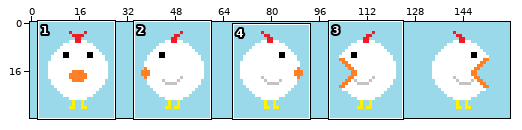
Sprite sheet, stored at DA04/assets/Chicken.png. The first picture is a wide view before the edit; the outline marks the close-up.
Close-up. Before the edit:
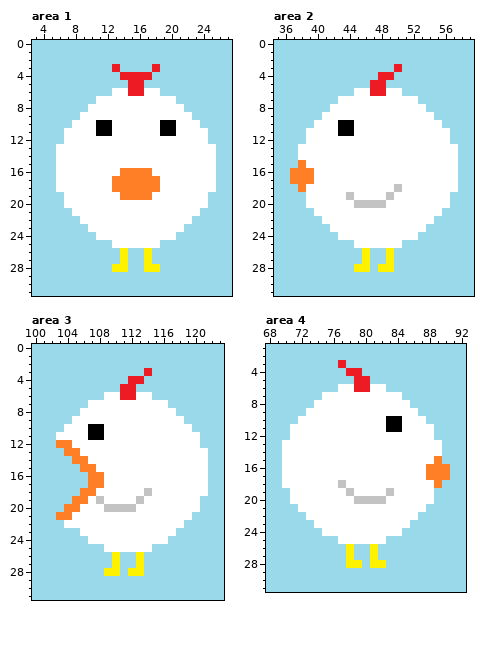
The file is 160x32 pixels. Shown: area 1: x 3..27, y 0..31; area 2: x 35..59, y 0..31; area 3: x 100..123, y 0..31; area 4: x 68..92, y 1..31. The commit also changed other parts of the picture, which this record leaves out.
After the commit:
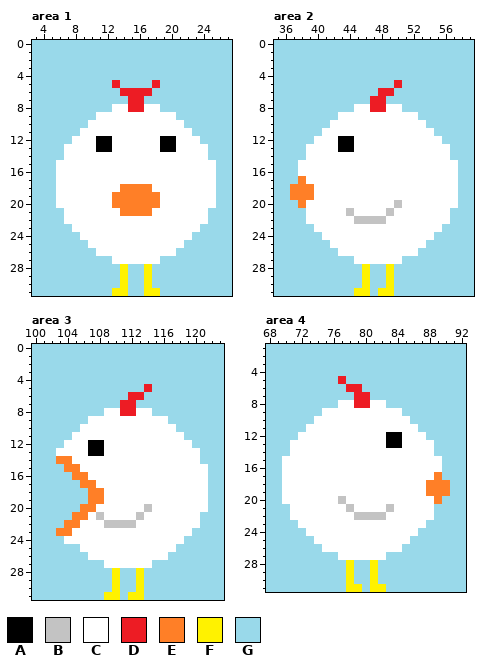
Palette (. is transparent): A #000000  B #c3c3c3  C #ffffff  D #ed1c24  E #ff7f27  F #fff200  G #99d9ea
The edit:
Changed rows in their new state; - is an unchanged pixel.
Area 1:
first column x 6:
 3 -------G----G-------
 4 --------GGGG--------
 5 -------D-GG-D-------
 6 -------GD--DG-------
 7 -----GGGGDDGGGG-----
 8 ----GGG--DD--GGG----
 9 ---GG----------GG---
10 --GG-CC------CC-GG--
11 -GG--CC------CC--GG-
12 -G---AA------AA---G-
13 G----AA------AA----G
14 G------------------G
16 --------CCCC--------
17 -------CCCCCC-------
18 -------C----C-------
19 C------E----E------C
20 C------EEEEEE------C
21 -C------EEEE------C-
22 -CC--------------CC-
23 --CC------------CC--
24 ---CC----------CC---
25 ----CCC------CCC----
26 -----CCCCCCCCCC-----
27 -------CCCCCC-------
28 -------G----G-------
29 --------F--F--------
30 --------F--F--------
31 -------FF--FF-------
Area 2:
first column x 37:
 3 -------------G-------
 4 -----------GG--------
 5 ----------GG-D-------
 6 --------GGG-DG-------
 7 ------GGGGDDGGGG-----
 8 -----GGG--DD--GGG----
 9 ----GG----------GG---
10 ---GG-CC---------GG--
11 --GG--CC----------GG-
12 --G---AA-----------G-
13 -G----AA------------G
14 -G------------------G
15 -C-------------------
16 GCC------------------
17 G-C------------------
18 E-E----------C-------
19 EEE----C----C-------C
20 -E------CCCC-B------C
21 --C----B----B------C-
22 --CC----BBBB------CC-
23 ---CC------------CC--
24 ----CC----------CC---
25 -----CCC------CCC----
26 ------CCCCCCCCCC-----
27 --------CCCCCC-------
28 --------G--G---------
29 ---------F--F--------
30 ---------F--F--------
31 --------FF-FF--------
Area 3:
first column x 103:
 3 -----------G-------
 4 ---------GG--------
 5 --------GG-D-------
 6 ------GGG-DG-------
 7 ----GGGGDDGGGG-----
 8 ---GGG--DD--GGG----
 9 --GG----------GG---
10 -GG-CC---------GG--
11 GG--CC----------GG-
12 GC--AA-----------G-
13 CCC-AA------------G
14 EECC--------------G
15 -EECC--------------
16 --EECC-------------
17 ---E-C-------------
18 ---G-E-----C-------
19 --GGEE----C-------C
20 -GGEE-CCCC-B------C
21 GGEE-B----B------C-
22 -EE---BBBB------CC-
23 EEC------------CC--
24 -CCC----------CC---
25 ---CCC------CCC----
26 ----CCCCCCCCCC-----
27 ------CCCCCC-------
28 ------G--G---------
29 -------F--F--------
30 -------F--F--------
31 ------FF-FF--------
Area 4:
first column x 70:
 3 -------G-------------
 4 --------GG-----------
 5 -------D-GG----------
 6 -------GD-GGG--------
 7 -----GGGGDDGGGG------
 8 ----GGG--DD--GGG-----
 9 ---GG----------GG----
10 --GG---------CC-GG---
11 -GG----------CC--GG--
12 -G-----------AA---G--
13 G------------AA----G-
14 G------------------G-
15 -------------------C-
16 ------------------CCG
17 ------------------C-G
18 -------C----------E-E
19 C-------C----C----EEE
20 C------B-CCCC------E-
21 -C------B----B----C--
22 -CC------BBBB----CC--
23 --CC------------CC---
24 ---CC----------CC----
25 ----CCC------CCC-----
26 -----CCCCCCCCCC------
27 -------CCCCCC--------
28 ---------G--G--------
29 --------F--F---------
30 --------F--F---------
31 --------FF-FF--------
Boxes around the changes in both close-ups, in picture pixels (x1, y1, x2, y2):
changed: (56, 64, 216, 296)
changed: (290, 64, 458, 296)
changed: (56, 368, 208, 600)
changed: (282, 360, 450, 592)
